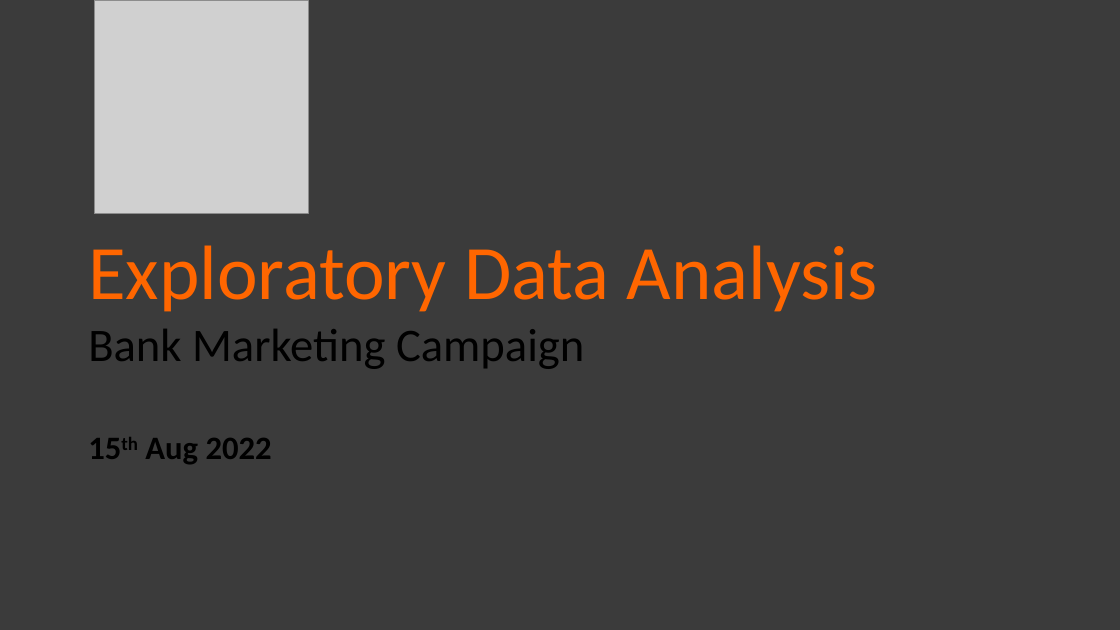
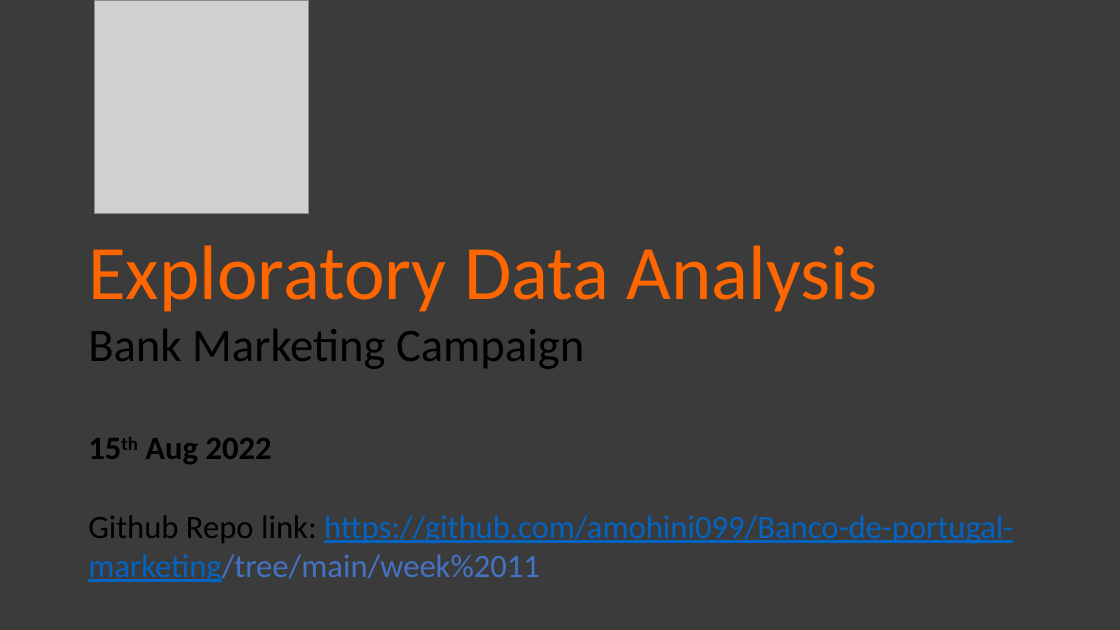
Before and after one commit to amohini099/Banco-de-portugal-marketing, a slide deck: slide 1 of week 11/EDA_Project.pptx. Drawn at 1120x630 pixels with LibreOffice and Linux fonts; fonts in the diff are those of the drawing; grey boxes stand for pictures. Boxes give left, top, right and bottom in pixels: in the first picture for what was removed or moved away, otherwise in the second. Text is boxed around its words. In the diff, an @@ line names an element or a change of style, - is before the commit and + after.

```diff
--- a/week 11/EDA_Project.pptx
+++ b/week 11/EDA_Project.pptx
@@ text at bbox=[88, 515, 1013, 583]: paragraphs added @@
+Github Repo link: https://github.com/amohini099/Banco-de-portugal-
+marketing/tree/main/week%2011
```
